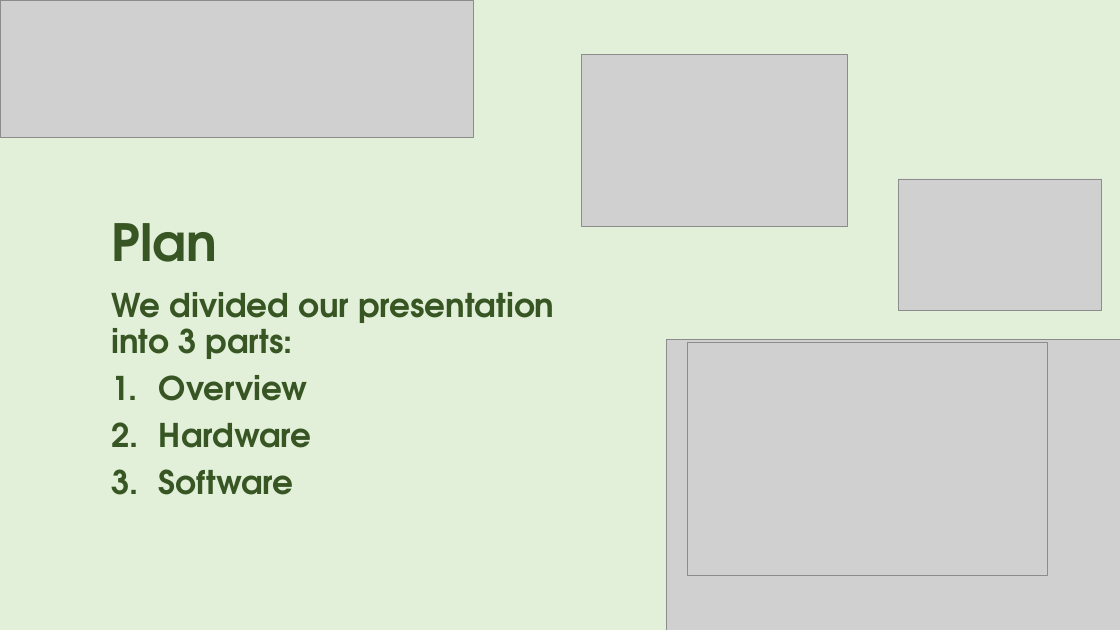
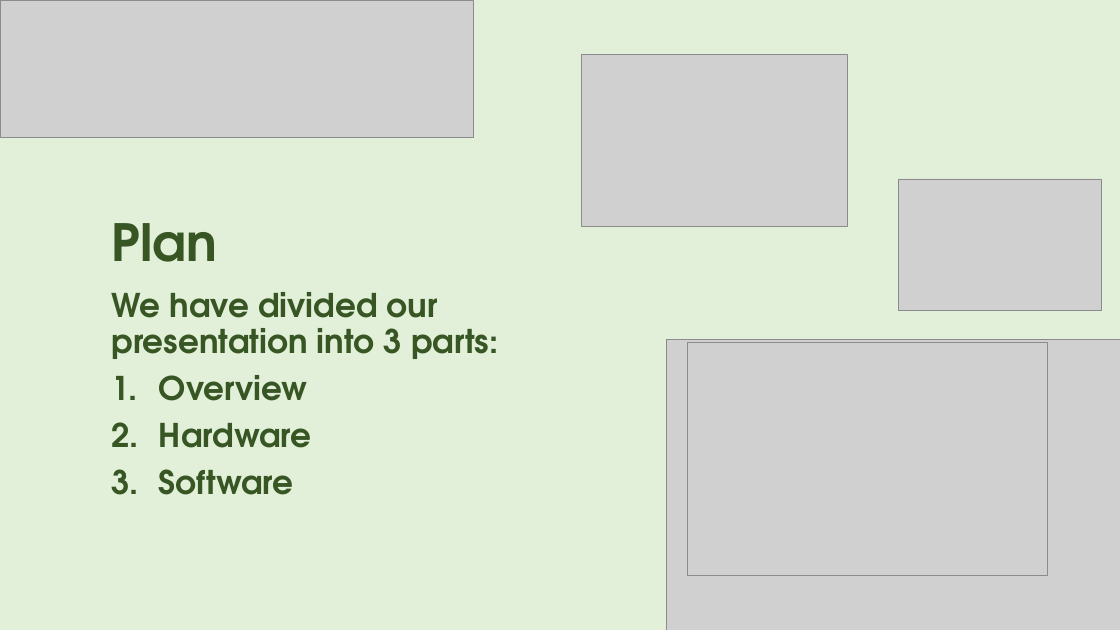
Before and after one commit to AsphodelRem/tv-tennis, a slide deck: slide 3 of presentation.pptx. Drawn at 1120x630 pixels with LibreOffice and Linux fonts; fonts in the diff are those of the drawing; grey boxes stand for pictures. Boxes give left, top, right and bottom in pixels: in the first picture for what was removed or moved away, otherwise in the second. Text is boxed around its words. In the diff, an @@ line names an element or a change of style, - is before the commit and + after.

```diff
--- a/presentation.pptx
+++ b/presentation.pptx
@@ text at <box>112,292,498,359</box>: text changed @@
-We divided our presentation into 3 parts:
+We have divided our presentation into 3 parts:
```
Also in this commit, not shown: 9 other slides changed.
